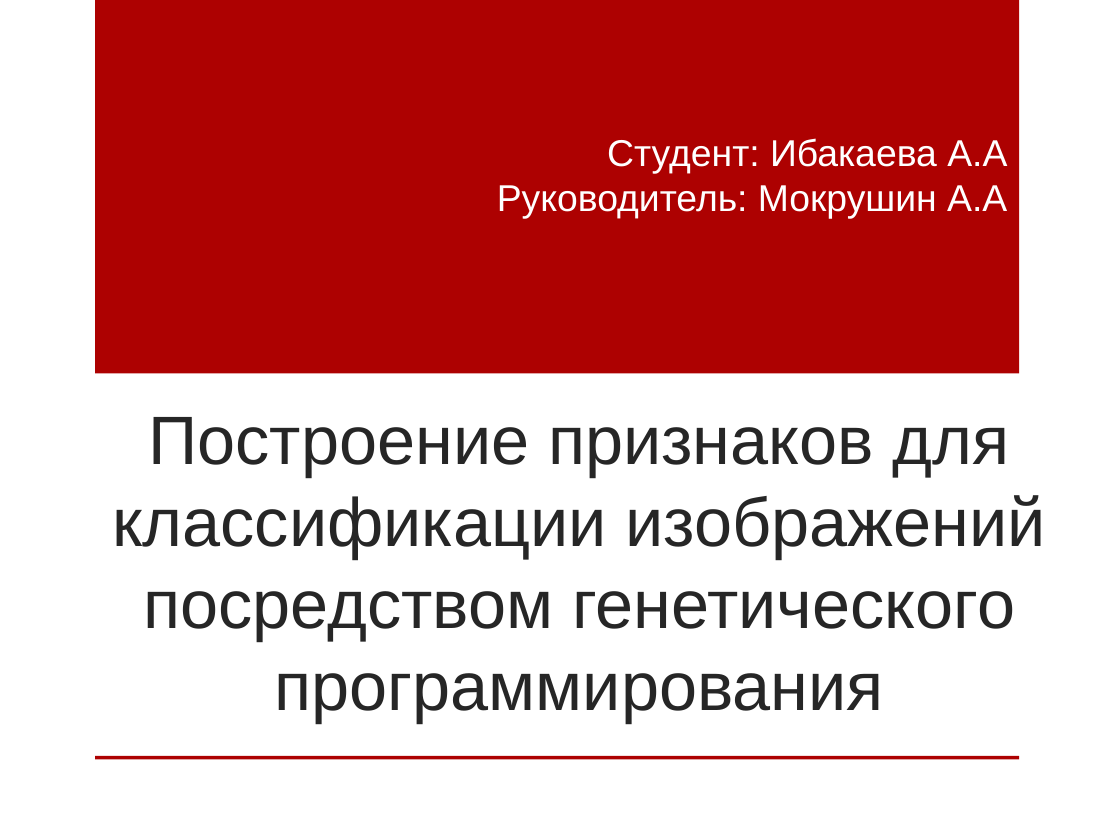
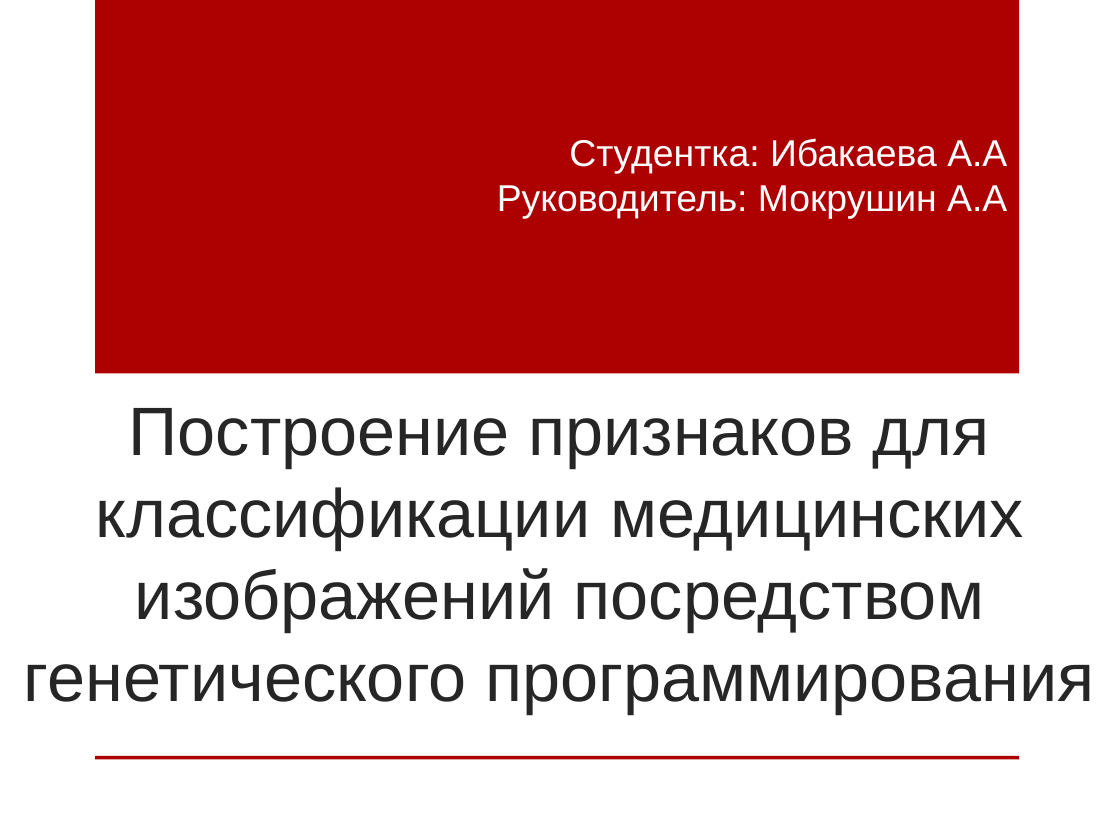
Before and after one commit to AnnaIbakaeva/Genetic, a slide deck: slide 1 of Диплом/Магистратура.pptx. Drawn at 1120x840 pixels with LibreOffice and Linux fonts; fonts in the diff are those of the drawing; background and template pictures are left out. Boxes give left, top, right and bottom in pixels: in the first picture for what was removed or moved away, otherwise in the second. Text is boxed around its words. In the diff, an @@ line names an element or a change of style, - is before the commit and + after.

```diff
--- a/Диплом/Магистратура.pptx
+++ b/Диплом/Магистратура.pptx
@@ text at (x1=569, y1=138, x2=1007, y2=174): text changed @@
-Студент: Ибакаева А.А
+Студентка: Ибакаева А.А
@@ title at (x1=24, y1=408, x2=1094, y2=714): text changed @@
-Построение признаков для классификации изображений посредством генетического программирования
+Построение признаков для классификации медицинских изображений посредством генетического программирования
```
Also in this commit, not shown: 2 other slides changed, 2 slides added, 3 slides removed, 6 other files.
